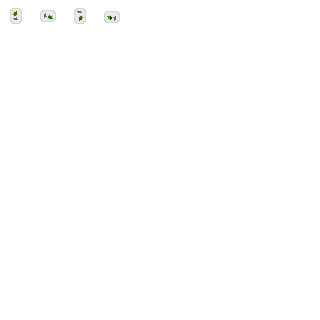
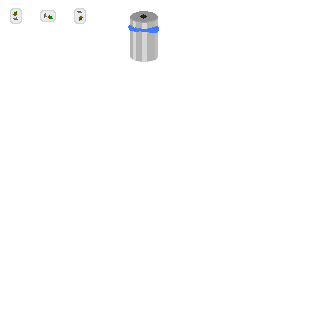
The second 320px x 320px image is a revision of the first. Changes to its layers:
painted on "Eingefügte Ebene" over <box>104,11,159,35</box>
painted on "Hintergrund" over <box>130,35,158,62</box>
